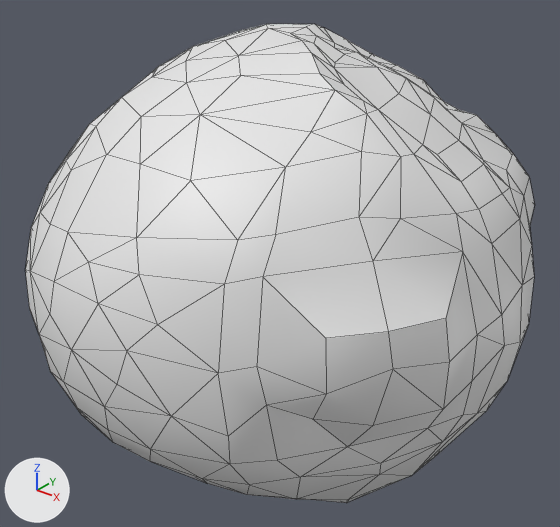
A saved change to the Blender file Assets/Models/Aztec_Rock.blend.
Camera for both pictures: a 50 mm lens placed at (0.1245, -0.1575, 0.0985), pointed at (-0.0005, -0.0013, 0.0016). The axes (+X, +Y, +Z) are drawn at lower left. The lights are the same throughout. Mesh edges are drawn as thin lines.

Objects in the first picture: 'Aztek_Rock'.
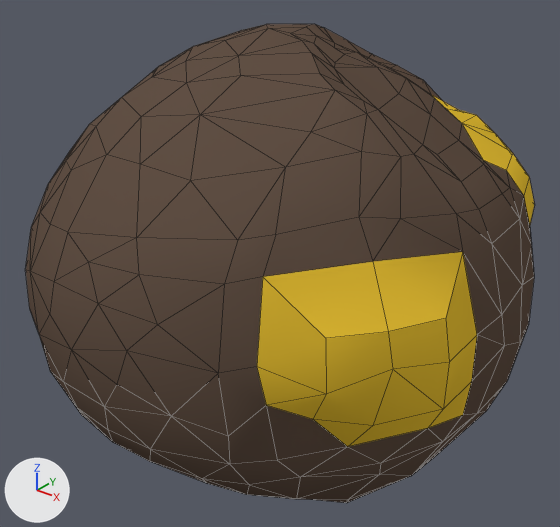
Edits to the bpy script that builds the scene:
```text
Add mat_material_001:
    mat_material_001 = diffuse_material('Material.001')
    mat_material_001.base_color = (0.119, 0.0802, 0.0588)  # brown #615045
Add mat_material:
    mat_material = diffuse_material('Material')
    mat_material.base_color = (0.8, 0.522, 0.0353)  # yellow #e7bf35
Change me_sphere:
    where me_sphere.from_pydata(...)  # 376 vertices, 582 faces; spans x -0.0683..0.0678, y -0.0704..0.0677, z -0.0637..0.0657
    used by ob_aztek_rock; location = (0.0, 0.0, 0.0)
    me_sphere part 1: 21 of the faces centred in x 0.0269..0.0554, y 0.0295..0.0573, z 0.0135..0.0429 switch from no material to mat_material (yellow #e7bf35)
    me_sphere part 2: 15 of the faces centred in x 0.0413..0.0648, y -0.0526..-0.0157, z -0.0117..0.0234 switch from no material to mat_material (yellow #e7bf35)
    me_sphere part 3: 504 of the faces centred in x -0.0674..0.0674, y -0.0697..0.0666, z -0.0633..0.0654 switch from no material to mat_material_001 (brown #615045)
```

Boxes [x1, y1, x2, y2] around the edits, measured in the pictures (560 x 527 px):
part 1 of me_sphere, recoloured (grey to yellow): [432, 95, 534, 224] in both
part 2 of me_sphere, recoloured (grey to yellow): [257, 252, 477, 447] in both
part 3 of me_sphere, recoloured (white to brown): [25, 24, 534, 503] in both
